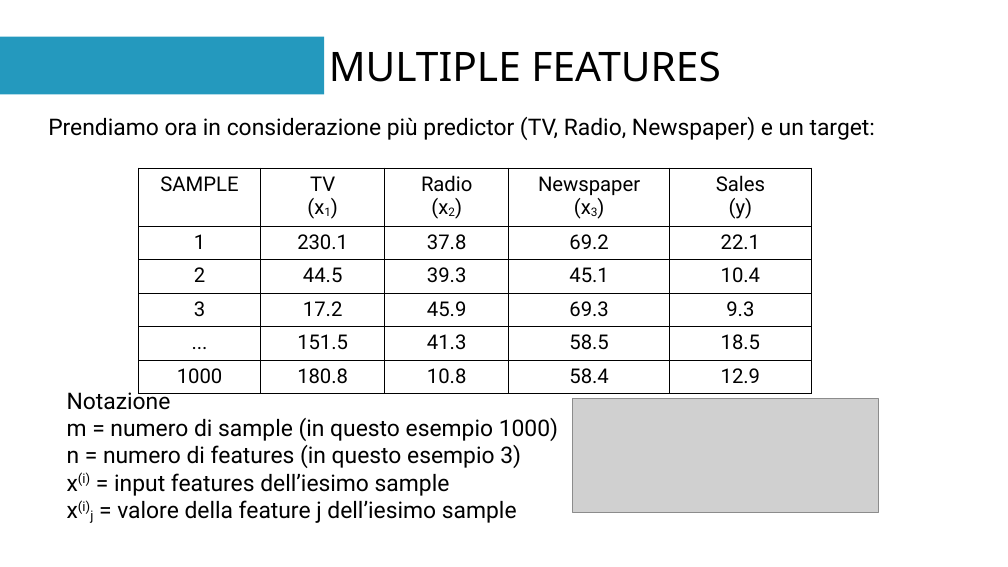
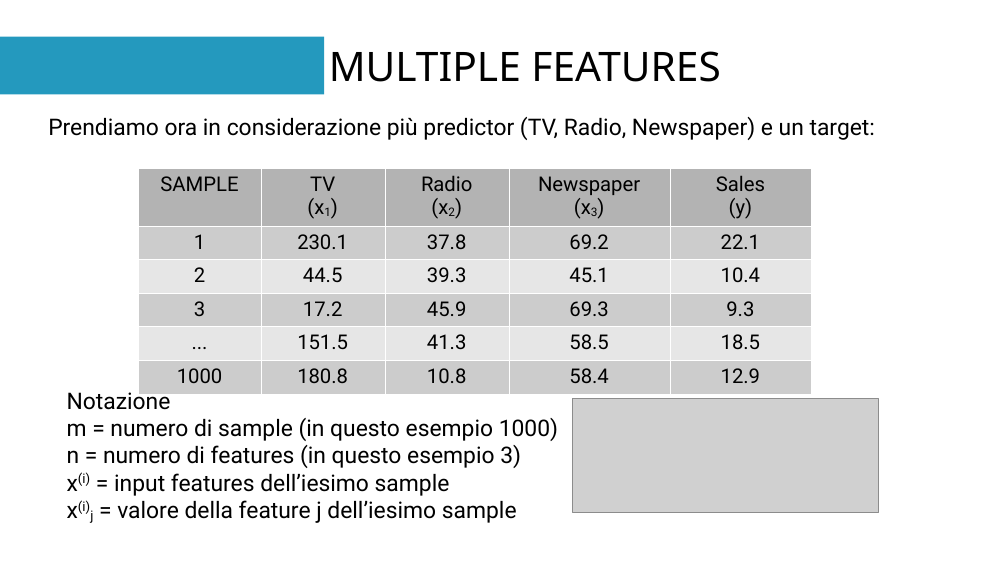
Before and after one commit to pal-dev-labs/Artificial-Intelligence-with-Python, a slide deck: slide 18 of presentazioni/AI-with-Python-lezione-8.odp. Drawn at 1008x567 pixels with LibreOffice and Linux fonts; fonts in the diff are those of the drawing; grey boxes stand for pictures. Boxes give left, top, right and bottom in pixels: in the first picture for what was removed or moved away, otherwise in the second. Text is boxed around its words. In the diff, an @@ line names an element or a change of style, - is before the commit and + after.

```diff
--- a/presentazioni/AI-with-Python-lezione-8.odp
+++ b/presentazioni/AI-with-Python-lezione-8.odp
@@ table at <box>138,168,812,387</box> @@
@@ fill none to #B3B3B3 in row 1 @@
@@ fill none to #CCCCCC in 15 cells @@
@@ fill none to #E6E6E6 in 10 cells @@
@@ borders changed @@
```
Also in this commit, not shown: 2 other slides changed, 5 other files.
